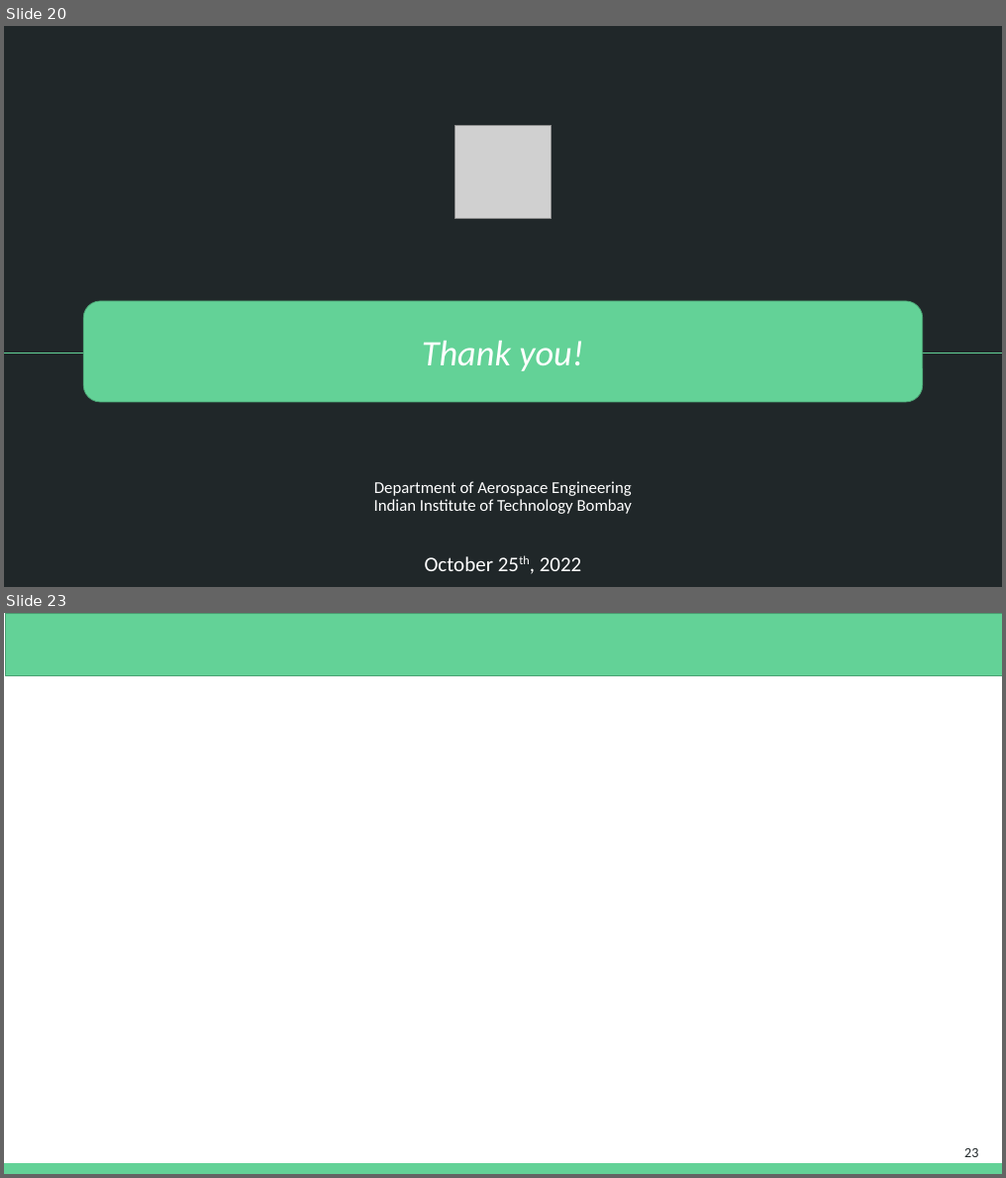
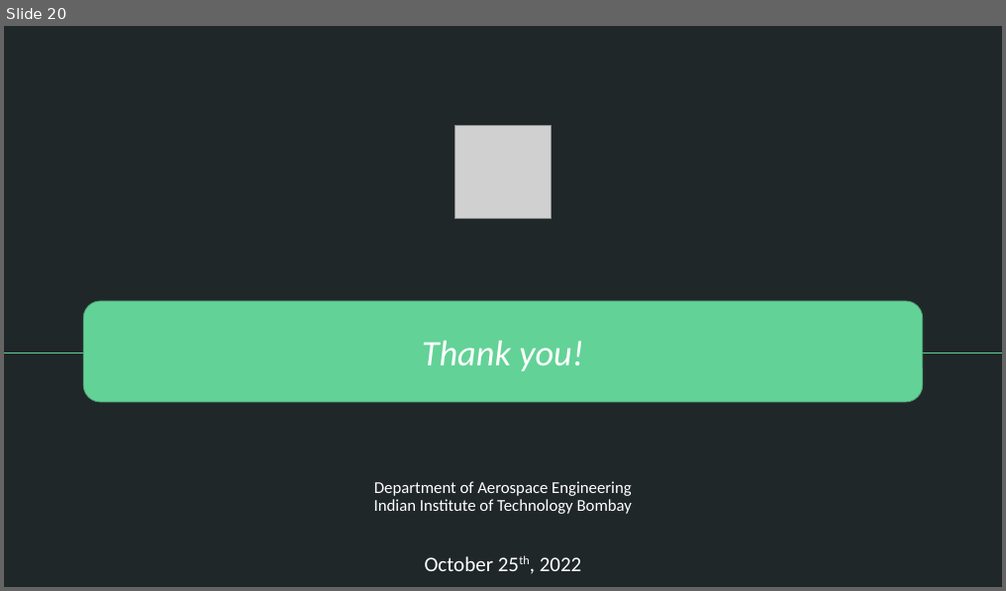
Before and after one commit to Prajwal-Prathiksh/ddp-thesis, a slide deck: report/DDP Stage I - 2022.pptx. Shown one above the other, each under a label of ours: slides 20 and 23 before the commit, slide 20 after it; the slides between them are not shown. The pictures are 1006x1178 and 1006x591 pixels, drawn with LibreOffice and Linux fonts; fonts in the diff are those of the drawing; grey boxes stand for pictures. Boxes give left, top, right and bottom in pixels: in the first picture for what was removed or moved away, otherwise in the second. Text is boxed around its words. In the diff, an @@ line names an element or a change of style, - is before the commit and + after.

```diff
--- a/report/DDP Stage I - 2022.pptx
+++ b/report/DDP Stage I - 2022.pptx
@@ slide 23 removed at box(4, 613, 1002, 1174), background #FFFFFF @@
@@ rectangle removed at box(5, 613, 1002, 676) @@
@@ rectangle removed at box(4, 1164, 1002, 1174) @@
@@ page number removed at box(964, 1149, 978, 1157) @@
-23
```
Also in this commit, not shown: 3 slides changed, 2 slides added, 4 other slides removed.
